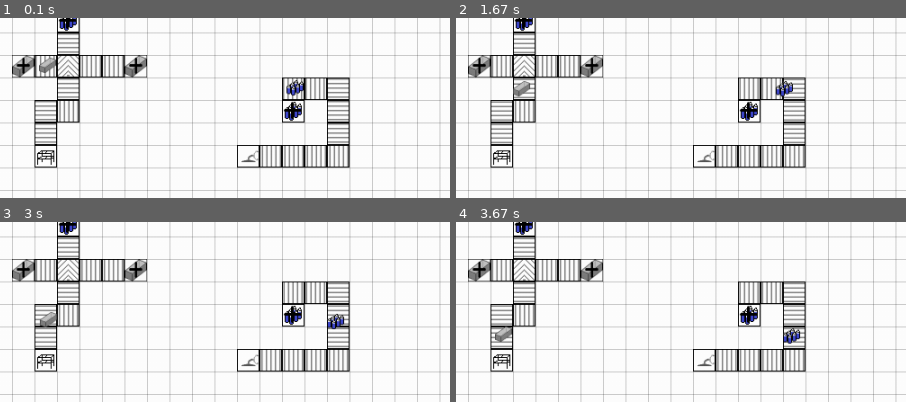
Above: before the commit, frames 1-4 (two rows, left to right).
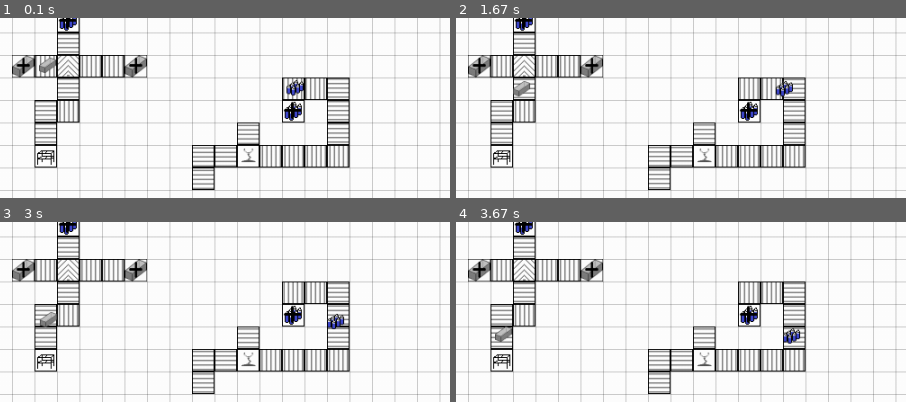
Above: after the commit, the same moments.

Repository: TobiasScheuer/PyGame-Simulations-other
Game: pygame game, started from FactorySim.py
The game is run twice, just before and just after one commit, with the same random seed, the same clock (stepped at 60 frames per second) and the same inputs.
Inputs:
- Up to frame 1 (0.1 s): no input
- Up to frame 2 (1.67 s): no input
- Up to frame 3 (3 s): no input
- Up to frame 4 (3.67 s): no input
The pictures show only the part of the screen within x 4-54%, y 2-52%; the shares and areas given below are measured in that part.

The runs differ from the first frame. In frame 1, 1.6% of the frame differs, in the area x 42-58%, y 57-96%; in frame 2, 1.8%; in frame 3, 1.8%; in frame 4, 1.8%.

Commit message:
fix[get_interfaces]: refactored to use combined list, still some bugs remain for today

Diff:
--- a/FactorySim.py
+++ b/FactorySim.py
@@ -3,6 +3,7 @@
 import random
 
 """
+TODO: Fix input/output detection (see conveyors left of robot), adapt robot grab coordinates
 Goal of this Simulation:
 Visualize a HMI for a 2-D factory including manufacturing machines, intralogistics, productivity stats.
 [3-D factory by having floors, switch floor with arrows on display]
@@ -88,21 +89,24 @@
 		goes through all currently existing machines and logistic elements,
 		if one of their output interfaces overlap with own rect -> interface found -> add to own input interfaces
 		"""
-		for i,machine in enumerate(MACHINES):
-			outputlist_indexes = self.rect.collidelistall(machine.output_rect)
-			if len(outputlist_indexes) > 0:
-				for j in range(0, len(outputlist_indexes)):
-					if machine.output_rect[outputlist_indexes[j]] not in self.input_rect:
-						self.input_rect.append(machine.output_rect[outputlist_indexes[j]])
-		for i,logistic in enumerate(LOGISTICS):
+		combinedlist = MACHINES + LOGISTICS
+		for i,logistic in enumerate(combinedlist):
 			if logistic.coordinates == self.coordinates:
-				pass
+				if self.ID != logistic.ID:
+					print(self.ID)
+					print(logistic.ID)
 			else:
 				outputlist_indexes = self.rect.collidelistall(logistic.output_rect)
 				if len(outputlist_indexes) > 0:
 					for j in range(0, len(outputlist_indexes)):
 						if logistic.output_rect[outputlist_indexes[j]] not in self.input_rect:
 							self.input_rect.append(logistic.output_rect[outputlist_indexes[j]])
+				inputlist_indexes = self.rect.collidelistall(logistic.input_rect)
+				if len(inputlist_indexes) > 0:
+					for j in range(0, len(inputlist_indexes)):
+						if logistic.input_rect[inputlist_indexes[j]] not in self.output_rect:
+							self.output_rect.append(logistic.input_rect[inputlist_indexes[j]])
+
 
 
 class Machine(Resources):
@@ -364,7 +368,7 @@
 	"""
 	doc
 	"""
-	def __init__(self,coordinates):
+	def __init__(self,coordinates, direction):
 		super().__init__(coordinates)
 		self.grabbed = None
 		self.size = (25,25)
@@ -374,22 +378,42 @@
 			path = "res/factory/robotArm/robotArm" + str(i+1) + ".png"
 			tempimage = pygame.image.load(path).convert()
 			self.images[i+1] = pygame.transform.smoothscale(tempimage, self.size)
-		self.direction = "right"
-		self.image_index = 3
+		left_interface = pygame.Rect(self.coordinates[0]-1, self.coordinates[1], 3, 25)
+		right_interface = pygame.Rect(self.coordinates[0]+24, self.coordinates[1], 3, 25)
+		up_interface = pygame.Rect(self.coordinates[0], self.coordinates[1]-1, 25, 3)
+		down_interface = pygame.Rect(self.coordinates[0], self.coordinates[1]+24, 25, 3)
+		self.direction = direction
+		if direction == "up":
+			self.image_index = 1
+			self.output_rect.append(up_interface)
+			self.input_rect = [right_interface, down_interface, left_interface]
+		elif direction == "right":
+			self.image_index = 3
+			self.output_rect.append(right_interface)
+			self.input_rect = [up_interface, down_interface, left_interface]
+		elif direction == "down":
+			self.image_index = 5
+			self.output_rect.append(down_interface)
+			self.input_rect = [up_interface, right_interface, left_interface]
+		elif direction == "left":
+			self.image_index = 7
+			self.output_rect.append(left_interface)
+			self.input_rect = [up_interface, right_interface, down_interface]
 		self.image = self.images[self.image_index]
-		poss1 = pygame.Rect(self.coordinates[0]-1, self.coordinates[1], 3, 25)
-		poss2 = pygame.Rect(self.coordinates[0]+24, self.coordinates[1], 3, 25)
-		poss3 = pygame.Rect(self.coordinates[0], self.coordinates[1]-1, 25, 3)
-		poss4 = pygame.Rect(self.coordinates[0], self.coordinates[1]+24, 25, 3)
-		self.input_rects = self.output_rects = [poss1, poss2, poss3, poss4]
+		print(self.output_rect)
+		print(self.input_rect)
 
 	def update(self):
 		if self.grabbed == None:
 			for i, product in enumerate(PRODUCTS):
 				if isinstance(product, Bottles):
-					index = product.rect.collidelist(self.input_rects)
+					index = product.rect.collidelist(self.input_rect)
 					if index > -1:
-						if index == 0: # left input
+						left_interface = pygame.Rect(self.coordinates[0]-1, self.coordinates[1], 3, 25)
+						right_interface = pygame.Rect(self.coordinates[0]+24, self.coordinates[1], 3, 25)
+						up_interface = pygame.Rect(self.coordinates[0], self.coordinates[1]-1, 25, 3)
+						down_interface = pygame.Rect(self.coordinates[0], self.coordinates[1]+24, 25, 3)
+						if self.input_rect[index] == left_interface: # left input
 							if self.image_index == 7:
 								self.grabbed = product.ID
 								product.rect = product.rect.move(5,-1)
@@ -404,7 +428,7 @@
 								newindex = self.image_index + 1
 								self.image_index = newindex
 								self.image = self.images[newindex]
-						elif index == 1: # right input
+						elif self.input_rect[index] == right_interface: # right input
 							if self.image_index == 3:
 								self.grabbed = product.ID
 								product.rect = product.rect.move(-5,-1)
@@ -419,7 +443,7 @@
 								newindex = self.image_index - 1
 								self.image_index = newindex
 								self.image = self.images[newindex]
-						elif index == 2: # upper input
+						elif self.input_rect[index] == up_interface: # upper input
 							if self.image_index == 1:
 								self.grabbed = product.ID
 								product.rect = product.rect.move(0,5)
@@ -434,7 +458,7 @@
 								newindex = self.image_index - 1
 								self.image_index = newindex
 								self.image = self.images[newindex]
-						elif index == 3: # lower input
+						elif self.input_rect[index] == down_interface: # lower input
 							if self.image_index == 5:
 								self.grabbed = product.ID
 								product.rect = product.rect.move(0,-5)
@@ -595,13 +619,14 @@
 
 	roller_coordinates = [(75,50), (100,75), (100,100), (75,100), (75,125), (125,50), (100,25), (150,50)]
 	roller_coordinates2 = [(350,75), (375,75), (400,75), (400,100), (400,125), (400,150), (375,150), (350,150), (325,150)]
-	merged_lists = roller_coordinates+roller_coordinates2
+	roller_coordinates3 = [(275,150), (250,150), (250,175), (300,125)]
+	merged_lists = roller_coordinates+roller_coordinates2+roller_coordinates3
 	for i in range(0,len(merged_lists)):
 		new_roller = RollerConveyor(merged_lists[i])
 		LOGISTICS.append(new_roller)
 	TIntersection1 = TIntersection((100,50), None)
 	LOGISTICS.append(TIntersection1)
-	robotArm1 = RobotArm((300,150))
+	robotArm1 = RobotArm((300,150), "up")
 	LOGISTICS.append(robotArm1)
 
 
@@ -616,7 +641,7 @@
 	caption = 'FactorySim'
 	pygame.display.set_caption(caption)
 	counter = 0
-	for j in range(0,len(LOGISTICS)+2):
+	for j in range(0,len(LOGISTICS)+1):
 		for i,entity in enumerate(LOGISTICS):
 			if isinstance(entity, Conveyor):
 				entity.get_interfaces()
